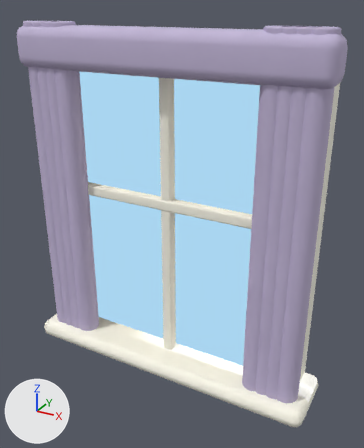
An edit to the glTF model assets/3d/native/window8C.glb, drawn before and after from the same camera.
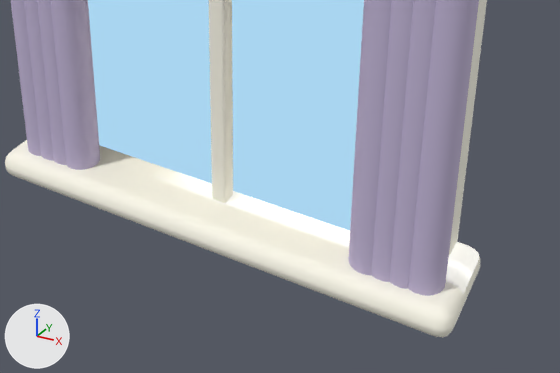
Each version is shown whole from a 50 mm lens placed at (1.18, -2.13, 1.85), pointed at (0.06, -0.1, 0.83), then close up on the part from 11% to 100% of the width and 52% to 100% of the height. Lighting does not change. The marker at lower left points along +X, +Y and +Z. The first two pictures are the older version. Where no turn or scale is listed for an object, it has been applied to the vertices. Vertices at exactly the same position are counted once.

Names of what the first close-up shows: 'Curtain fold', 'Curtain fold.001', 'Curtain fold.002', 'Curtain fold.003', 'Curtain fold.004', 'Curtain fold.005', 'Curtain fold.006', 'Curtain fold.007', 'Sill', 'Window frame', 'Window glass', 'Window muntin'.
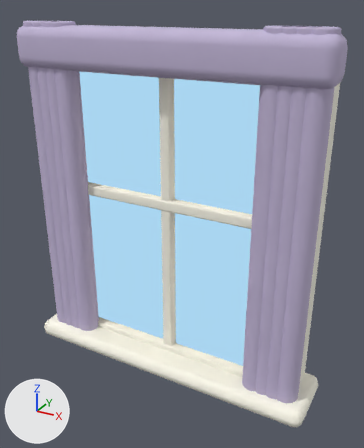
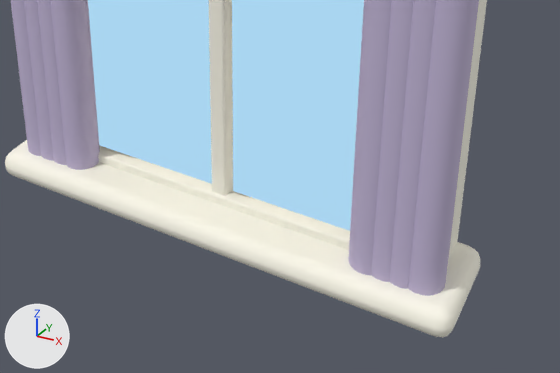
Changed parts and their boxes [x1, y1, x2, y2] in the close-ups (560 x 373 px):
'Opening sash rail', added
    after: [98, 147, 350, 250]
part 1 of me_cube_071, surface changed
    both: [98, 150, 480, 296]

The change, as a diff of the scene's bpy script:
```diff
--- a/assets/3d/native/window8C.glb.py
+++ b/assets/3d/native/window8C.glb.py
@@ me_cube_071 @@
 me_cube_071.from_pydata(...)  # 96 vertices, 188 faces; spans x -0.81..0.81, y -0.17..0.17, z -0.05..0.05
 # used by ob_sill; location = (0.0, -0.12, 0.03)
+# me_cube_071 part 1: texture (UV) coordinates of 188 of 188 faces, centred in x -0.81..0.81, y -0.17..0.17, z -0.05..0.05, changed; they spanned u 0.01..0.95, v 0.01..0.61 and now span u 0.01..0.59, v 0.01..0.87
 me_cube_071.materials.append(mat_window_area_cream_008)
@@ me_cube_1467 @@
+me_cube_1467.from_pydata(...)  # 96 vertices, 188 faces; spans x -0.635..0.635, y -0.022..0.022, z -0.02..0.02
+me_cube_1467.materials.append(mat_window_area_cream_008)
@@ ob_opening_sash_rail @@
+ob_opening_sash_rail = bpy.data.objects.new('Opening sash rail', me_cube_1467)
+ob_opening_sash_rail.location = (0.0, -0.143, 0.09)
```
